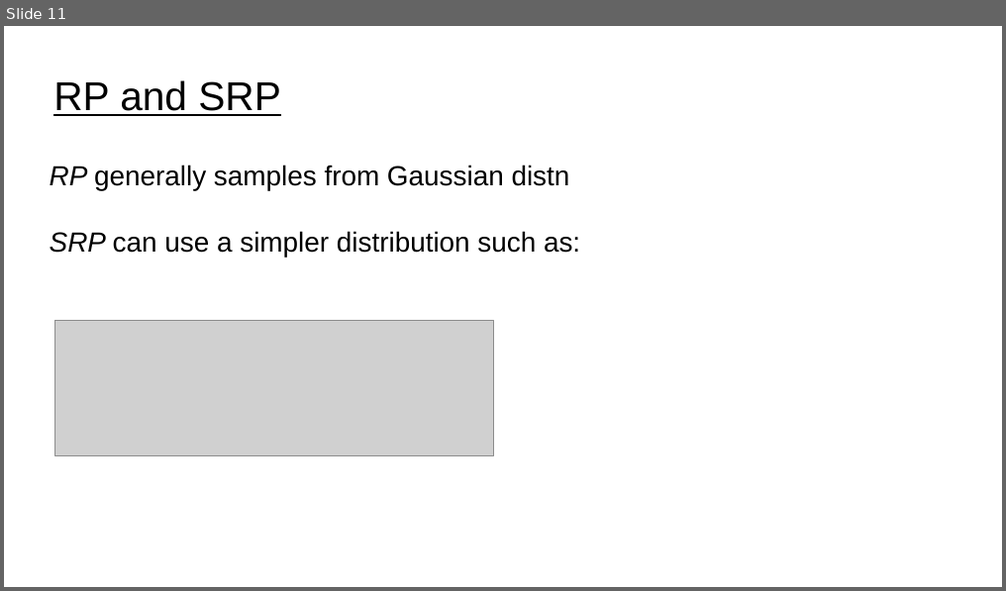
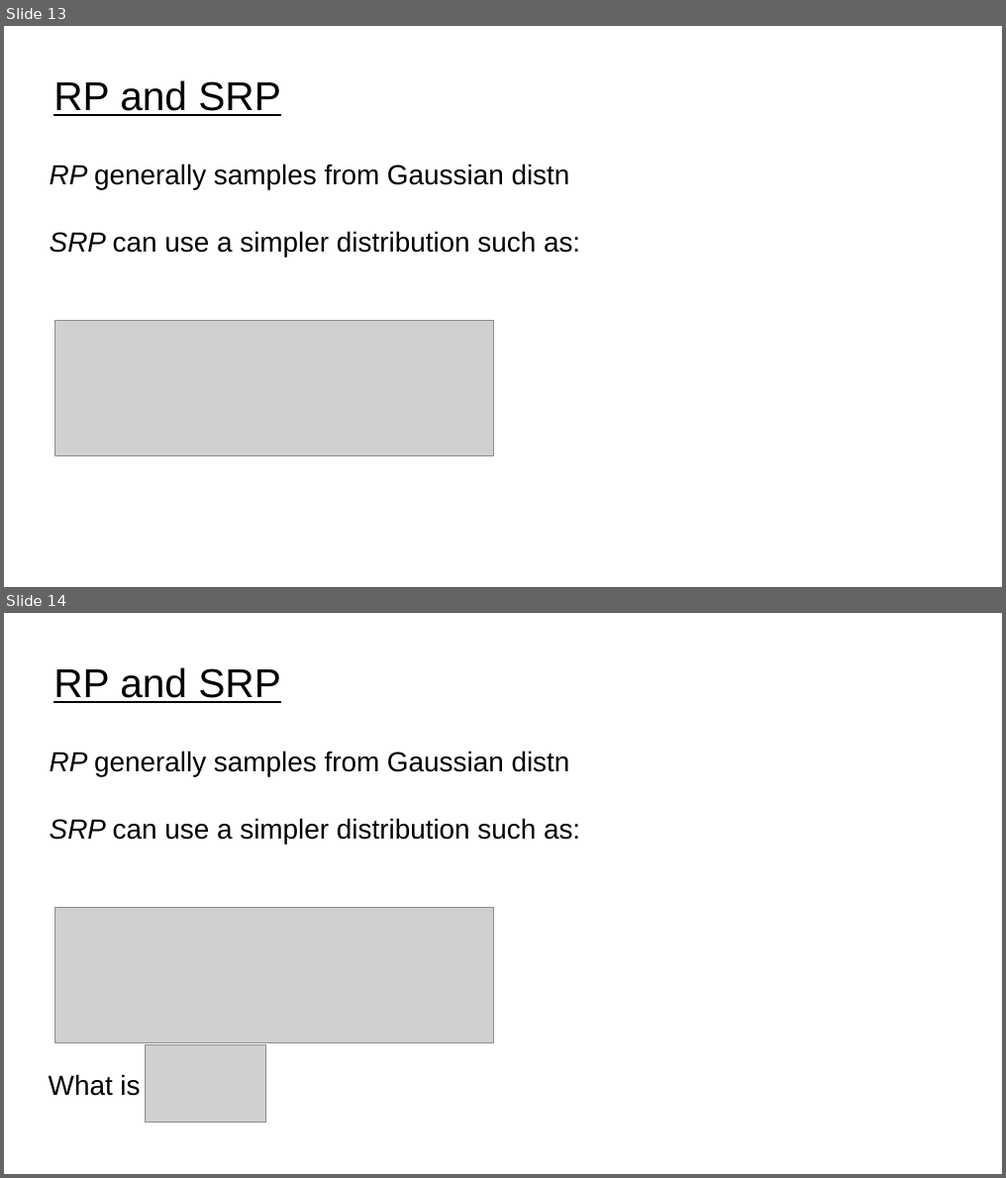
Before and after one commit to UVADS/distributed_computing, a slide deck: 12_vector_store/random_projection.ppt. Shown one above the other, each under a label of ours: slide 11 before the commit, slides 13 and 14 after it. The pictures are 1006x591 and 1006x1178 pixels, drawn with LibreOffice and Linux fonts; fonts in the diff are those of the drawing; grey boxes stand for pictures. Boxes give left, top, right and bottom in pixels: in the first picture for what was removed or moved away, otherwise in the second. Text is boxed around its words. In the diff, an @@ line names an element or a change of style, - is before the commit and + after.

```diff
--- a/12_vector_store/random_projection.ppt
+++ b/12_vector_store/random_projection.ppt
@@ slide 14 added at bbox=[4, 613, 1002, 1174], background #FFFFFF @@
@@ title added at bbox=[54, 667, 281, 703], 32 pt, text #000000, underline @@
+RP and SRP
@@ subtitle added at bbox=[50, 751, 580, 845], 22 pt, text #000000 @@
+RP generally samples from Gaussian distn
+SRP can use a simpler distribution such as:
@@ picture added at bbox=[55, 907, 494, 1043] @@
@@ picture added at bbox=[146, 1046, 266, 1124] @@
@@ text added at bbox=[49, 1074, 140, 1096], 22 pt, text #000000 @@
+What is
@@ what was slide 11 is now slide 13 @@
```
Also in this commit, not shown: 7 slides changed, 4 other slides added, 3 other files.
